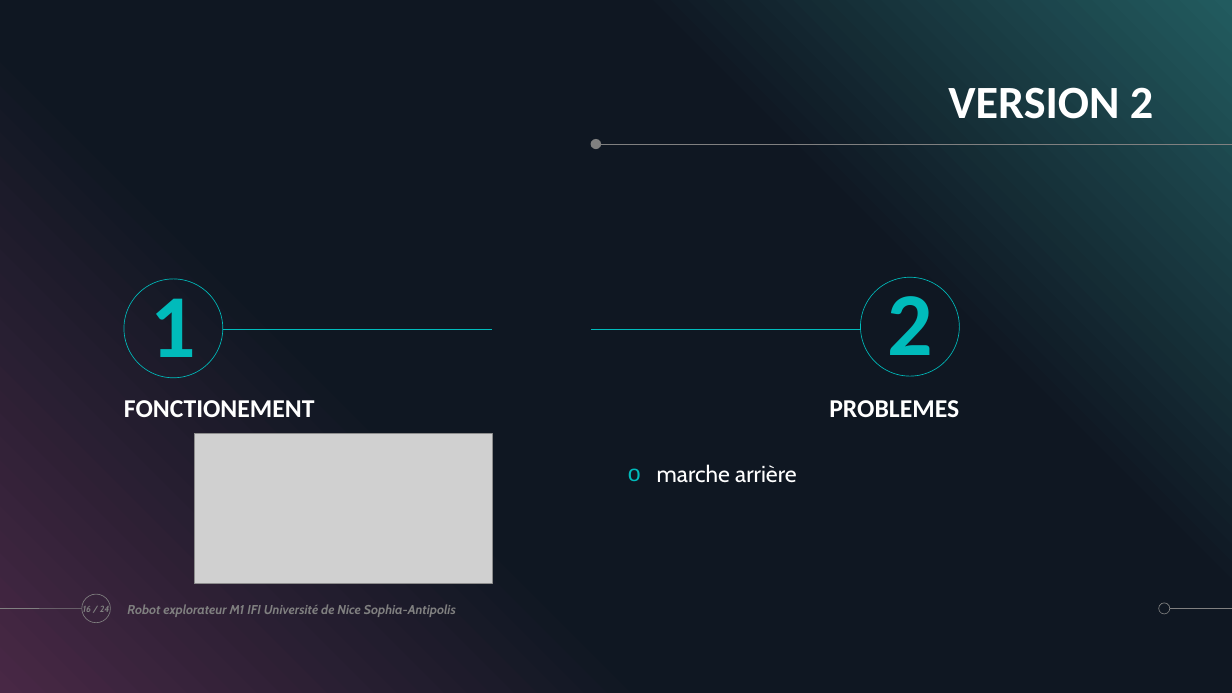
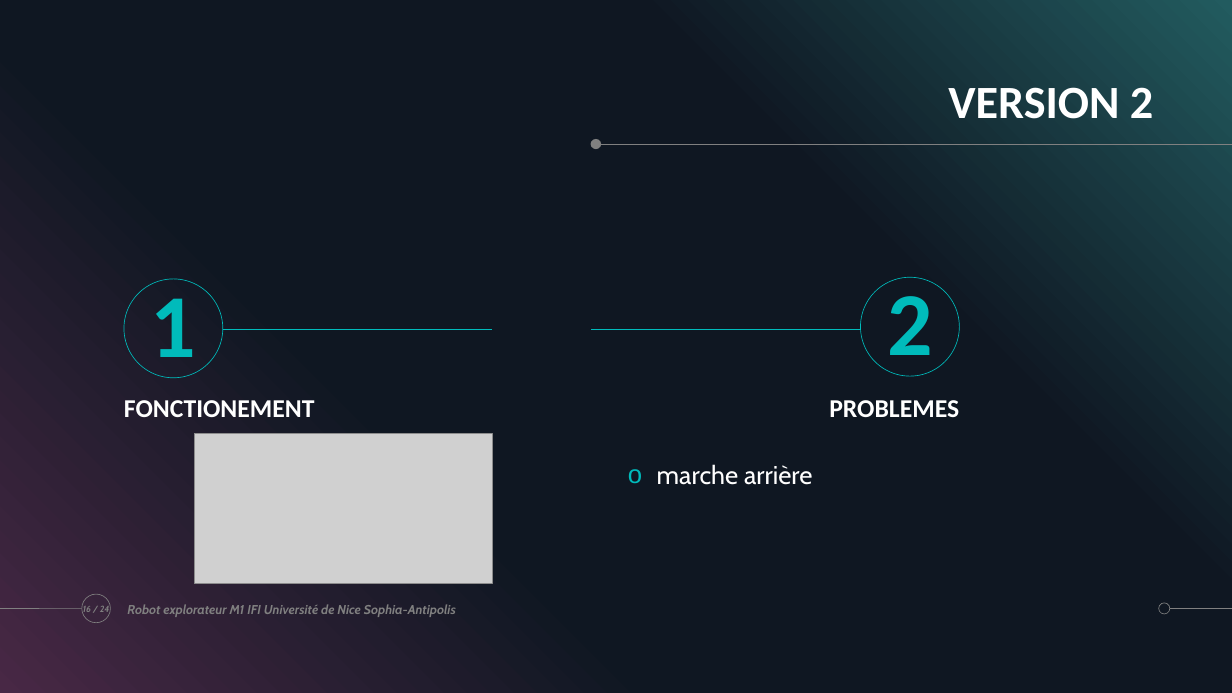
Before and after one commit to ChloeMaccarinelli/TER_M1_S2, a slide deck: slide 16 of doc/Diapo_LOTFI_MACCARINELLI_MARION.pptx. Drawn at 1232x693 pixels with LibreOffice and Linux fonts; fonts in the diff are those of the drawing; grey boxes stand for pictures. Boxes give left, top, right and bottom in pixels: in the first picture for what was removed or moved away, otherwise in the second. Text is boxed around its words. In the diff, an @@ line names an element or a change of style, - is before the commit and + after.

```diff
--- a/doc/Diapo_LOTFI_MACCARINELLI_MARION.pptx
+++ b/doc/Diapo_LOTFI_MACCARINELLI_MARION.pptx
@@ text "marche arrière" at (x1=657, y1=464, x2=812, y2=485): size 18 to 20 pt @@
```
Also in this commit, not shown: 10 other slides changed, 3 other files.
